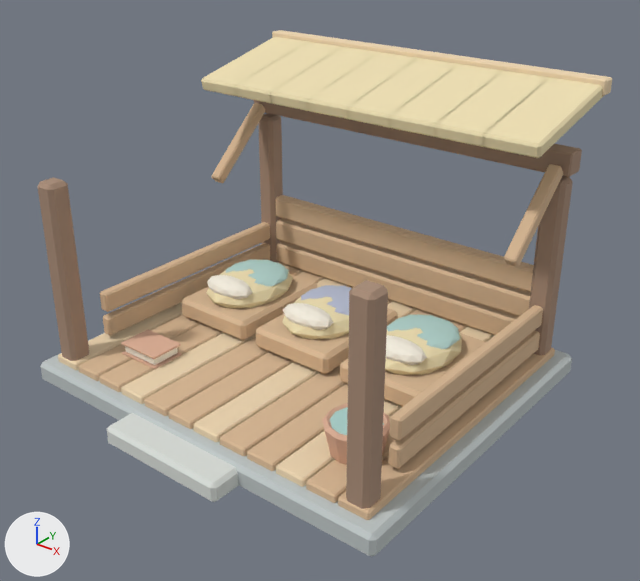
The FBX model unity/Assets/Resources/ForestArt/elder_corner.fbx: old version first, new version second.
Both versions are drawn from a 50 mm lens placed at (3.98, -4.82, 3.82), pointed at (0.23, -0.13, 0.91). Every picture has the same lights, and +X, +Y and +Z are marked at lower left. The first picture is the older version. Where no turn or scale is listed for an object, it has been applied to the vertices. Vertices at exactly the same position are counted once.

Before the edit, the objects in view are built like this:
```python
me_cube_1527 = bpy.data.meshes.new('Cube.1527')
me_cube_1527.from_pydata(...)  # 1499 vertices, 2796 faces; spans x -1.66..1.66, y -1.64..1.56, z 0.0..2.4
me_cube_1527.materials.append(mat_forest_stone)  # light grey #bfc6c6
me_cube_1527.materials.append(mat_forest_endgrain)  # beige #eed6b1
me_cube_1527.materials.append(mat_forest_wood)  # beige #d9b894
me_cube_1527.materials.append(mat_forest_bark)  # beige #a98c77
me_cube_1527.materials.append(mat_forest_straw)  # beige #eedfb2
me_cube_1527.materials.append(mat_forest_stone_light)  # light grey #d9ddd8
me_cube_1527.materials.append(mat_forest_teal_light)  # pale green #b2d3cd
me_cube_1527.materials.append(mat_forest_cream)  # white #f7f0e1
me_cube_1527.materials.append(mat_forest_cloth)  # pale blue #b9c0d4
me_cube_1527.materials.append(mat_forest_terracotta)  # beige #ddaf95
me_cube_1527.materials.append(mat_forest_herb)  # cyan #acd2cd
ob_elder_corner_mesh = bpy.data.objects.new('elder_corner_mesh', me_cube_1527)
ob_elder_corner_mesh.location = (0.0, 0.0, 0.0)
```
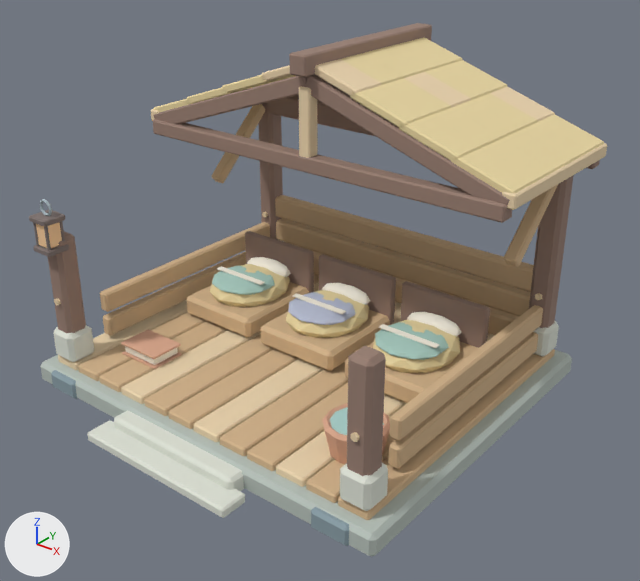
Changed parts and their boxes (x1, y1, x2, y2) in the pictures (640 x 581 px; the box of a moved part takes in the faces that stretch with it):
'elder_corner_mesh', reshaped
    before: (38, 30, 612, 557)
    after: (29, 23, 607, 557)
part 1 of me_cube_1527, moved or reshaped
    before: (38, 177, 89, 361)
    after: (48, 231, 86, 333)
part 2 of me_cube_1527, moved or reshaped
    before: (258, 113, 283, 263)
    after: (258, 103, 283, 240)
part 3 of me_cube_1527, moved or reshaped
    before: (346, 280, 388, 509)
    after: (347, 346, 386, 476)
part 4 of me_cube_1527, added
    after: (350, 432, 360, 442)
part 5 of me_cube_1527, moved or reshaped
    before: (529, 176, 573, 355)
    after: (529, 175, 574, 328)
part 6 of me_cube_1527, added
    after: (535, 293, 542, 300)
part 7 of me_cube_1527, moved or reshaped
    before: (272, 30, 612, 96)
    after: (153, 119, 512, 223)
part 8 of me_cube_1527, rebuilt (7% taller)
    before: (226, 259, 289, 286)
    after: (212, 266, 275, 295)
part 9 of me_cube_1527, rebuilt
    before: (301, 285, 352, 316)
    after: (288, 292, 355, 325)
part 10 of me_cube_1527, rebuilt
    before: (387, 315, 460, 349)
    after: (375, 322, 449, 360)
part 11 of me_cube_1527, rebuilt (6% narrower, 7% shorter)
    before: (256, 308, 398, 374)
    after: (261, 310, 394, 371)
part 12 of me_cube_1527, rebuilt
    before: (340, 333, 486, 407)
    after: (345, 342, 478, 403)
part 13 of me_cube_1527, rebuilt (9% shorter)
    before: (107, 413, 238, 502)
    after: (114, 410, 244, 491)
part 14 of me_cube_1527, rebuilt
    before: (182, 275, 318, 341)
    after: (187, 282, 309, 338)
part 15 of me_cube_1527, deleted
    before: (207, 275, 252, 299)
part 16 of me_cube_1527, deleted
    before: (283, 303, 333, 330)
part 17 of me_cube_1527, built on
    before: (201, 37, 603, 158)
    after: (151, 23, 607, 210)
part 18 of me_cube_1527, reshaped
    before: (206, 269, 462, 375)
    after: (210, 231, 559, 373)
part 19 of me_cube_1527, added
    after: (29, 199, 388, 546)

The change, as a list of edits to the scene's bpy script:
```text
Change me_cube_1527:
    remove me_cube_1527.from_pydata(...)  # 1499 vertices, 2796 faces; spans x -1.66..1.66, y -1.64..1.56, z 0.0..2.4
    add me_cube_1527.from_pydata(...)  # 3083 vertices, 5700 faces; spans x -1.68..1.68, y -1.7..1.52, z 0.0..2.62
    me_cube_1527 part 1: the loose piece of 24 vertices spanning x -1.52..-1.34, y -1.29..-1.11, z 0.2..1.7 is scaled about its middle by (1, 1, 0.691), then moved by (0.0, 0.0, -0.2)
    me_cube_1527 part 2: the loose piece of 24 vertices spanning x -1.52..-1.34, y 1.11..1.29, z 0.2..1.7 is scaled about the mesh origin by (1, 1, 1.14)
    me_cube_1527 part 3: the loose piece of 24 vertices spanning x 1.34..1.52, y -1.29..-1.11, z 0.2..1.7 is scaled about its middle by (1, 1, 0.691), then moved by (0.0, 0.0, -0.2)
    me_cube_1527 part 4: a new loose piece, a 6-sided cylinder along y spanning x 1.405..1.455, y -1.312..-1.288, z 0.721..0.779, in mat_forest_endgrain (beige #edd5af)
    me_cube_1527 part 5: the loose piece of 24 vertices spanning x 1.34..1.52, y 1.11..1.29, z 0.2..1.7 is scaled about the mesh origin by (1, 1, 1.14)
    me_cube_1527 part 6: a new loose piece, a 6-sided cylinder along y spanning x 1.405..1.455, y 1.088..1.112, z 0.721..0.779, in mat_forest_endgrain (beige #edd5af)
    me_cube_1527 part 7: the loose piece of 24 vertices spanning x -1.6..1.6, y 1.44..1.56, z 2.28..2.4 is scaled about its middle by (1.02, 1, 1), then moved by (0.0, -1.48, -0.52), in mat_forest_bark (brown #997f72)
    me_cube_1527 part 8: the loose piece of 42 vertices spanning x -1.14..-0.58, y 0.05..0.63, z 0.5..0.62 is rebuilt with 42 vertices and now spans x -1.14..-0.58, y -0.09..0.45, z 0.5..0.62
    me_cube_1527 part 9: the loose piece of 42 vertices spanning x -0.28..0.28, y 0.05..0.63, z 0.5..0.62 is rebuilt with 42 vertices and now spans x -0.28..0.28, y -0.09..0.45, z 0.5..0.62
    me_cube_1527 part 10: the loose piece of 42 vertices spanning x 0.58..1.14, y 0.05..0.63, z 0.5..0.62 is rebuilt with 42 vertices and now spans x 0.58..1.14, y -0.09..0.45, z 0.5..0.62
    me_cube_1527 part 11: the loose piece of 24 vertices spanning x -0.38..0.38, y -0.24..0.76, z 0.25..0.43 is rebuilt with 24 vertices and now spans x -0.38..0.38, y -0.18..0.7, z 0.25..0.43
    me_cube_1527 part 12: the loose piece of 24 vertices spanning x 0.49..1.24, y -0.24..0.76, z 0.25..0.43 is rebuilt with 24 vertices and now spans x 0.49..1.24, y -0.18..0.7, z 0.25..0.43
    me_cube_1527 part 13: the loose piece of 24 vertices spanning x -0.55..0.55, y -1.64..-1.28, z 0.0..0.16 is rebuilt with 24 vertices and now spans x -0.6..0.6, y -1.53..-1.31, z 0.0..0.16
    me_cube_1527 part 14: the loose piece of 24 vertices spanning x -1.24..-0.49, y -0.24..0.76, z 0.25..0.43 is rebuilt with 24 vertices and now spans x -1.24..-0.49, y -0.18..0.7, z 0.25..0.43
    me_cube_1527 part 15: the loose piece of 42 vertices spanning x -1.09..-0.63, y -0.13..0.13, z 0.48..0.64 is deleted
    me_cube_1527 part 16: the loose piece of 42 vertices spanning x -0.23..0.23, y -0.13..0.13, z 0.48..0.64 is deleted
    me_cube_1527 part 17: 192 vertices removed from x -1.58..1.58, y 0.49..1.51, z 2.03..2.37; 1200 vertices added at x -1.68..1.68, y -0.1..1.52, z 1.76..2.62
    me_cube_1527 part 18: 144 vertices removed from x -1.17..1.17, y -0.17..0.69, z 0.36..0.64; 420 vertices added at x -1.55..1.55, y -0.12..1.32, z 0.23..0.77
    me_cube_1527 part 19: 336 vertices added at x -1.55..1.55, y -1.7..-1.08, z 0.0..1.59
    other edits to the shape of me_cube_1527 do not show in these pictures
    add me_cube_1527.materials.append(mat_forest_ember)  # beige #f9ce9f
    add me_cube_1527.materials.append(mat_forest_darkwood)  # grey #807370
    add me_cube_1527.materials.append(mat_forest_iron)  # light grey #abbbc2
    add me_cube_1527.materials.append(mat_forest_slate)  # greyish cyan #899da5
```
